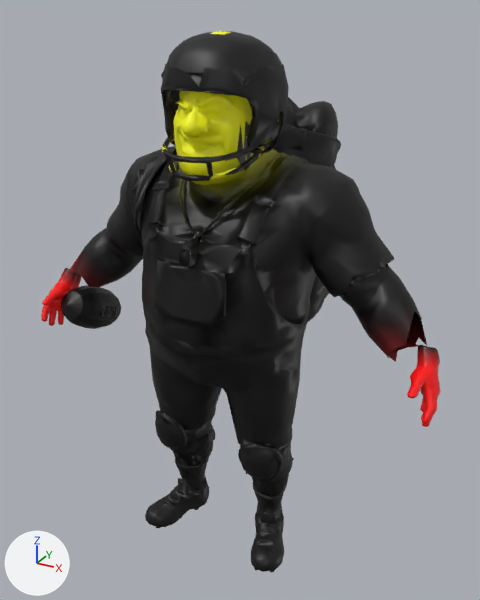
Before and after pictures for a commit that changed the glTF model godot/assets3d/actors/jerry.glb.
One viewpoint serves both versions: a 50 mm lens placed at (1.095, -1.9, 1.959), pointed at (-0.025, 0.136, 0.941). Every picture has the same lights, and +X, +Y and +Z are marked at lower left. The first picture is the older version. Vertices at exactly the same position are counted once.

Objects in the first picture: 'held_gear0', 'jerry'.
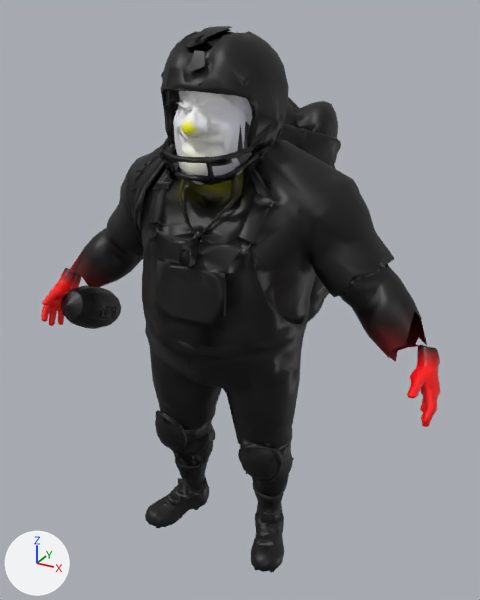
Where the change shows, as pixel boxes [x1, y1, x2, y2] in the pictures (480 x 600 px):
'jerry', reshaped
    before: [41, 31, 440, 573]
    after: [41, 26, 440, 573]
part 1 of me_mesh_0_001, built on
    before: [136, 31, 350, 210]
    after: [136, 26, 350, 210]
part 2 of me_mesh_0_001, recoloured (yellow to grey)
    before: [168, 33, 297, 185]
    after: [173, 91, 252, 185]

What changed in the scene script:
```text
Change me_mesh_0_001:
    used by ob_jerry; location = (0.0, 0.0, 0.0)
    remove me_mesh_0_001.from_pydata(...)  # 8362 vertices, 16155 faces; spans x -0.79..0.79, y -0.29..0.61, z 0.0..1.9
    add me_mesh_0_001.from_pydata(...)  # 9358 vertices, 17807 faces; spans x -0.79..0.79, y -0.29..0.61, z 0.0..1.91
    me_mesh_0_001 part 1: 645 vertices moved from x -0.32..0.32, y -0.22..0.21, z 1.41..1.89 to x -0.29..0.23, y -0.22..0.21, z 1.41..1.89; 318 vertices removed from x -0.25..0.18, y -0.2..0.19, z 1.46..1.9; 1323 vertices added at x -0.33..0.33, y -0.25..0.23, z 1.4..1.91
    me_mesh_0_001 part 2: 1114 kept faces spanning x -0.21..0.24, y -0.24..0.23, z 1.4..1.84 get new vertex colours
    other edits to the shape of me_mesh_0_001 do not show in these pictures
```
